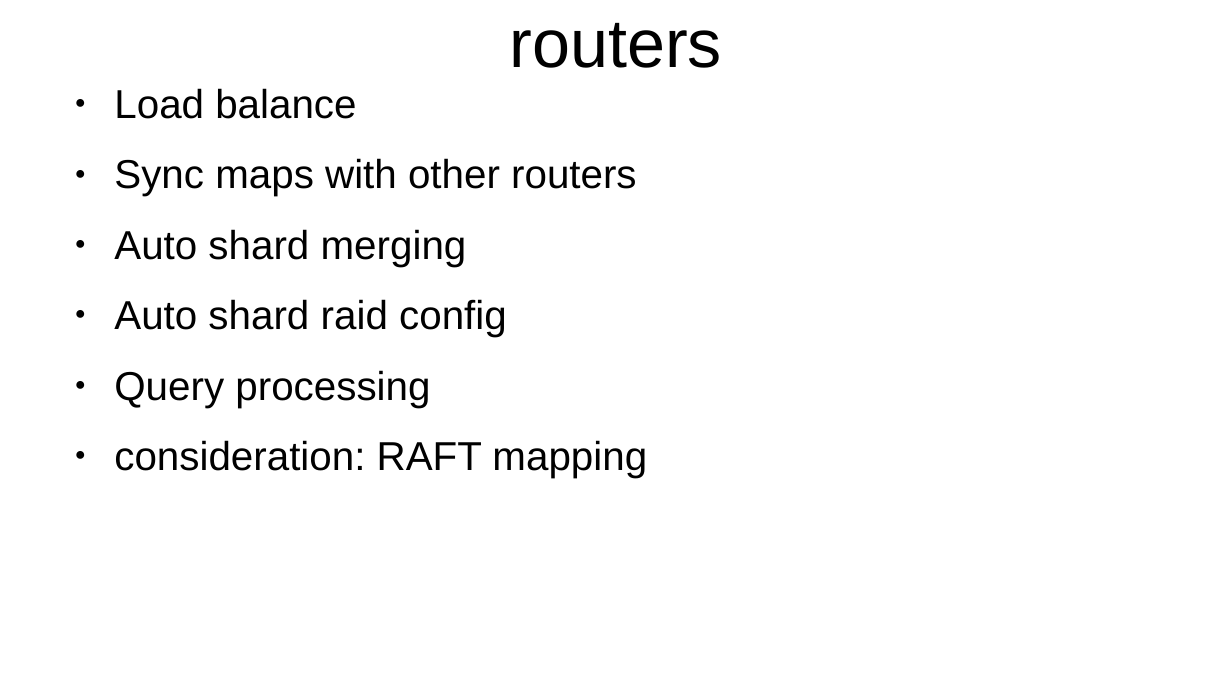
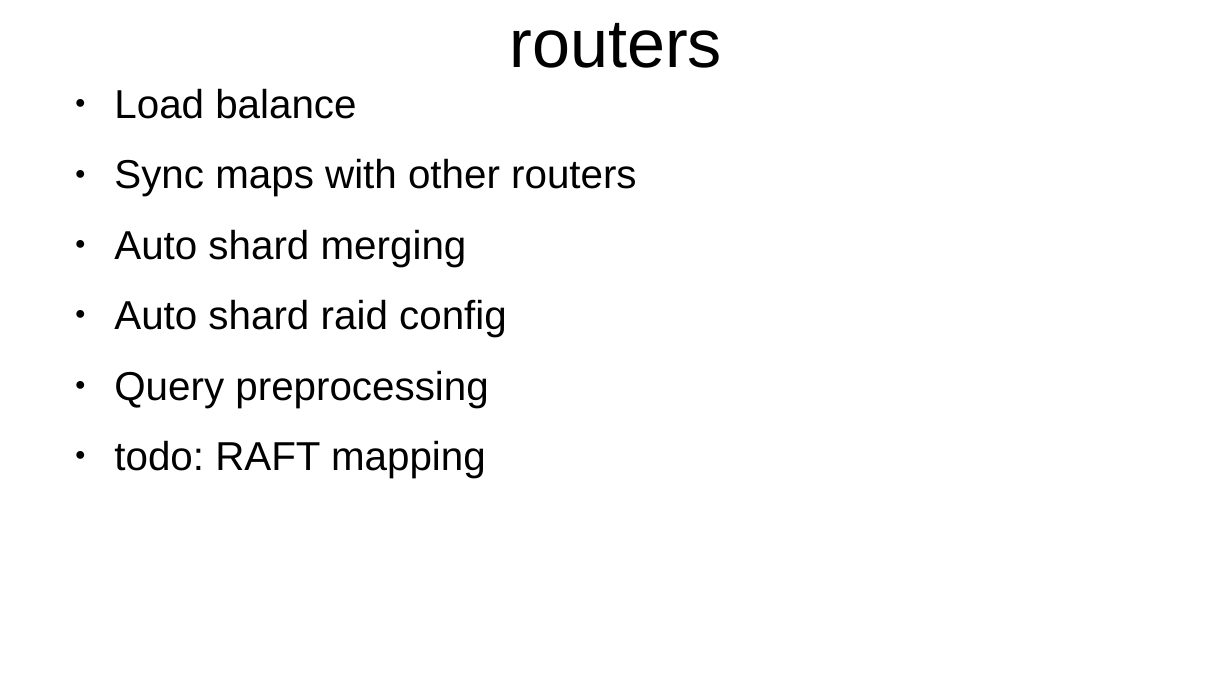
Before and after one commit to YC-Lammy/DejavuDB, a slide deck: slide 4 of doc/concept.odp (slide 3 before the commit). Drawn at 1232x693 pixels with LibreOffice and Linux fonts; fonts in the diff are those of the drawing. Boxes give left, top, right and bottom in pixels: in the first picture for what was removed or moved away, otherwise in the second. Text is boxed around its words. In the diff, an @@ line names an element or a change of style, - is before the commit and + after.

```diff
--- a/doc/concept.odp
+++ b/doc/concept.odp
@@ text at bbox=[114, 370, 488, 478]: text changed @@
-● Query processing
-● consideration: RAFT mapping
+● Query preprocessing
+● todo: RAFT mapping
```
Also in this commit, not shown: 3 other slides changed, 5 slides added, 10 other files.
